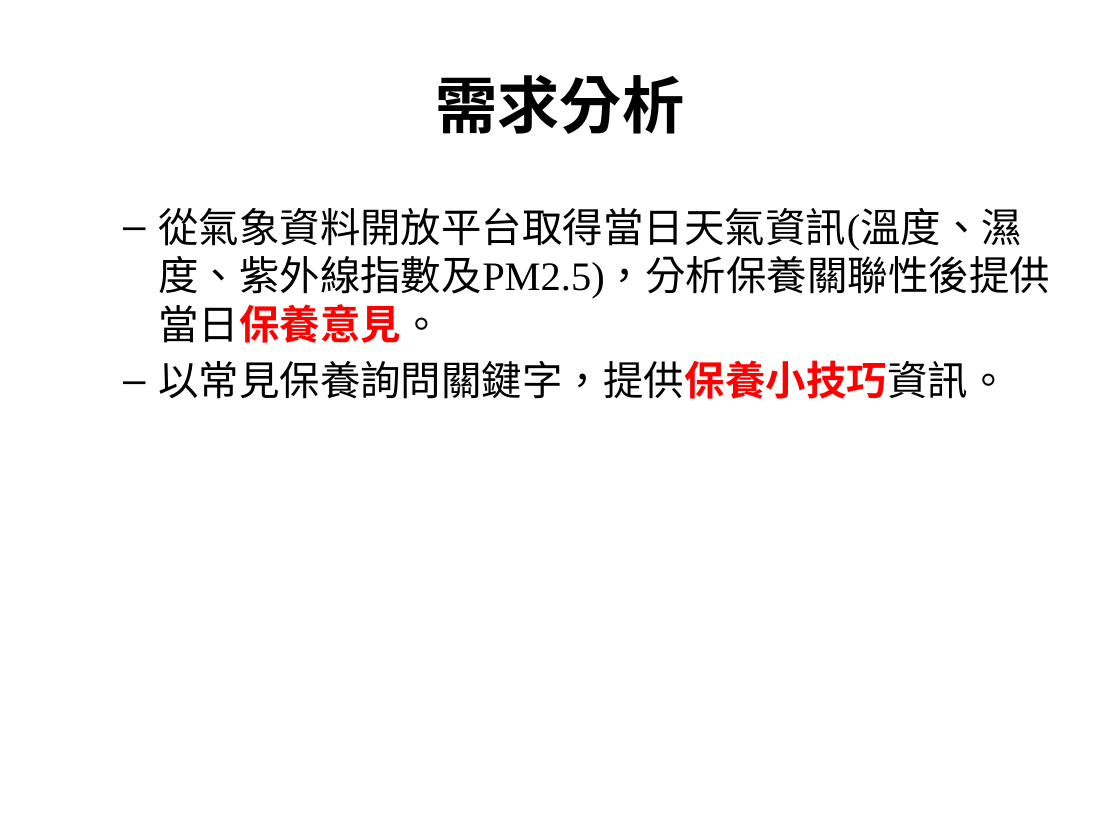
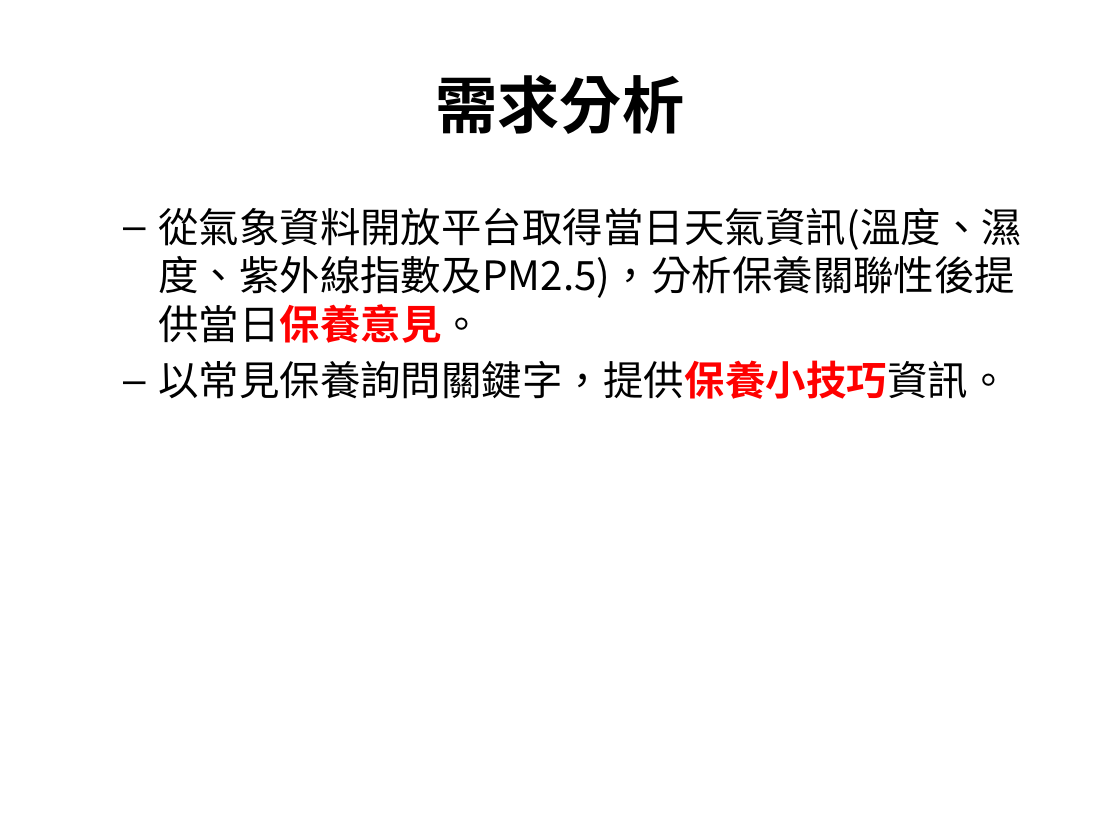
Before and after one commit to poan0627/108_SM_Team4, a slide deck: slide 4 of 軟體品質管理期中專案報告_team4.pptx. Drawn at 1120x840 pixels with LibreOffice and Linux fonts; fonts in the diff are those of the drawing. Boxes give left, top, right and bottom in pixels: in the first picture for what was removed or moved away, otherwise in the second. Text is boxed around its words. In the diff, an @@ line names an element or a change of style, - is before the commit and + after.

```diff
--- a/軟體品質管理期中專案報告_team4.pptx
+++ b/軟體品質管理期中專案報告_team4.pptx
@@ text "從氣象資料開放平台取得當日天氣資訊(溫度、濕度、紫外線指數及PM2.5)，分析保養關聯性後提供當日保養意見。" at [158, 208, 1022, 399]: font Times New Roman to Noto Sans CJK SC @@
```
Also in this commit, not shown: 6 other slides changed, 5 other files.
